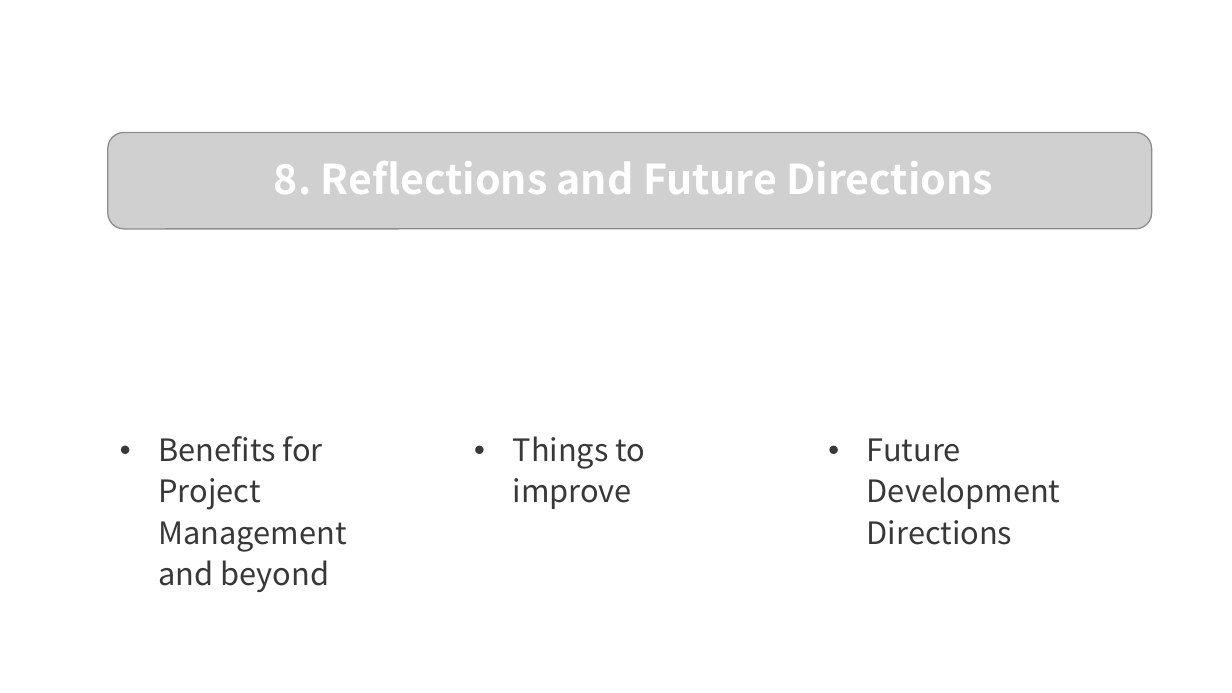
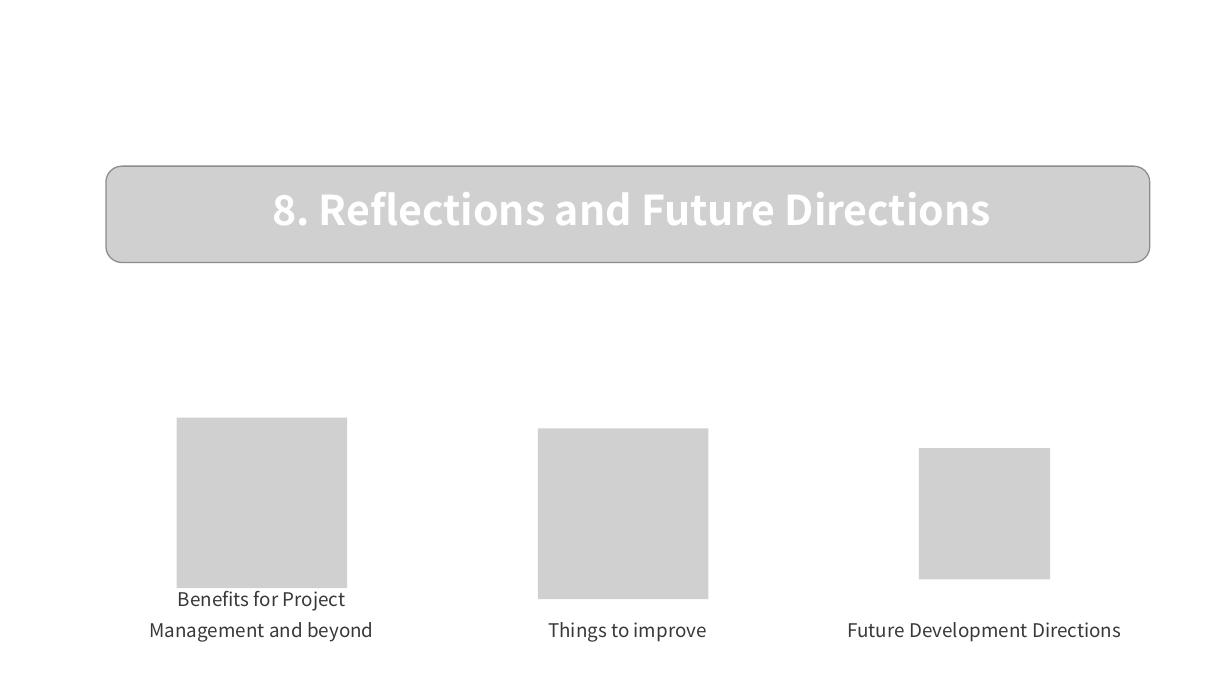
Before and after one commit to z-q-ying/CS-5002-Project, a slide deck: slide 13 of CS_5002_FinalProject_Slides_QiuyingZhou_ZhiweiZhou.pptx. Drawn at 1232x693 pixels with LibreOffice and Linux fonts; fonts in the diff are those of the drawing; grey boxes stand for pictures; background and template pictures are left out. Boxes give left, top, right and bottom in pixels: in the first picture for what was removed or moved away, otherwise in the second. Text is boxed around its words. In the diff, an @@ line names an element or a change of style, - is before the commit and + after.

Commit message:
Update the reflection slide

```diff
--- a/CS_5002_FinalProject_Slides_QiuyingZhou_ZhiweiZhou.pptx
+++ b/CS_5002_FinalProject_Slides_QiuyingZhou_ZhiweiZhou.pptx
@@ picture: place and size @@
-picture at <box>108,133,1152,229</box>
+picture at <box>106,166,1149,262</box>
@@ text "8. Reflections and Future Directions": place and size @@
-text "8. Reflections and Future Directions" at <box>274,161,993,194</box>
+text "8. Reflections and Future Directions" at <box>272,192,991,225</box>
@@ picture added at <box>176,418,347,589</box> @@
@@ picture added at <box>538,429,710,600</box> @@
@@ picture added at <box>919,448,1051,580</box> @@
@@ text "Benefits for Project Management and ...": place and size @@
-text "Benefits for Project Management and ..." at <box>158,436,346,592</box>
+text "Benefits for Project Management and ..." at <box>149,587,374,642</box>
@@ text "Benefits for Project Management and ..." at <box>149,587,374,642</box>: size 18 to 11 pt; alignment left to centre; bullet • to none; line spacing 24pt to 18pt; vertical alignment top to bottom @@
@@ text "Things to improve" at <box>548,622,707,642</box>: size 18 to 11 pt; alignment left to centre; bullet • to none; line spacing 24pt to 18pt; vertical alignment top to bottom @@
@@ text "Things to improve": place and size @@
-text "Things to improve" at <box>513,436,646,509</box>
+text "Things to improve" at <box>548,622,707,642</box>
@@ text "Future Development Directions": place and size @@
-text "Future Development Directions" at <box>867,438,1061,545</box>
+text "Future Development Directions" at <box>847,622,1121,642</box>
@@ text "Future Development Directions" at <box>847,622,1121,642</box>: size 18 to 11 pt; alignment left to centre; bullet • to none; vertical alignment top to bottom @@
```
